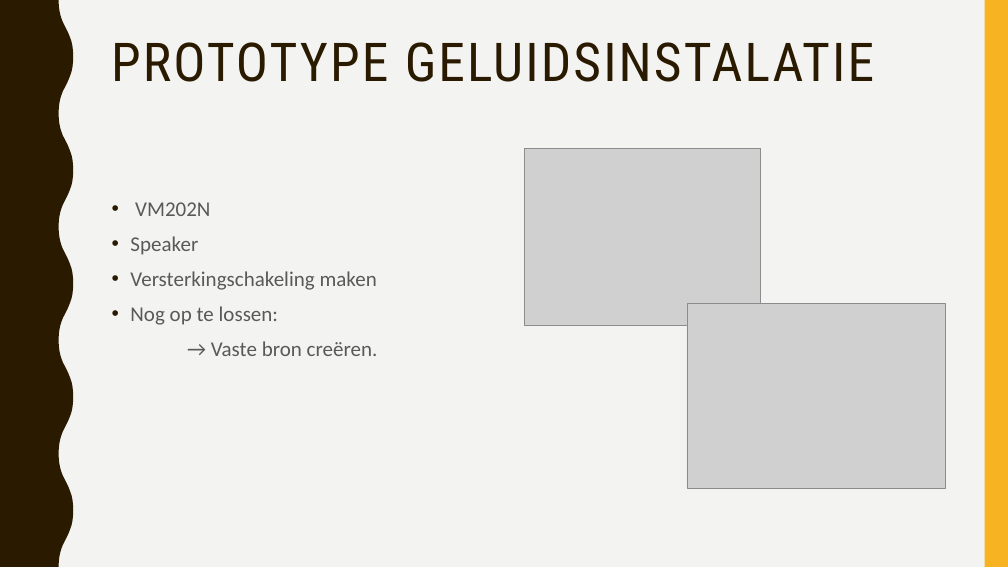
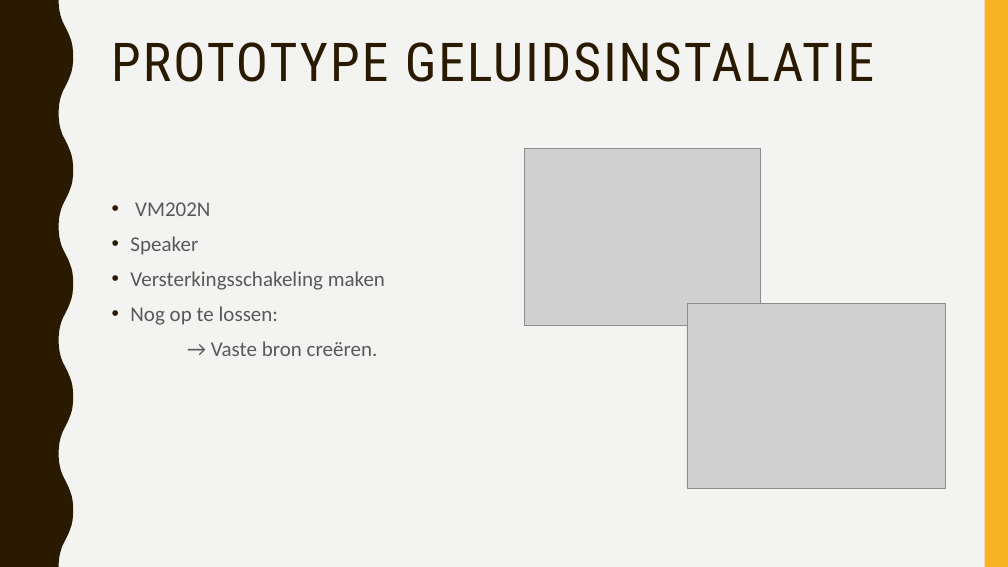
Before and after one commit to vives-project-xp/Taxi, a slide deck: slide 6 of School presentatie/project taxi.pptx. Drawn at 1008x567 pixels with LibreOffice and Linux fonts; fonts in the diff are those of the drawing; grey boxes stand for pictures. Boxes give left, top, right and bottom in pixels: in the first picture for what was removed or moved away, otherwise in the second. Text is boxed around its words. In the diff, an @@ line names an element or a change of style, - is before the commit and + after.

Commit message:
type

```diff
--- a/School presentatie/project taxi.pptx
+++ b/School presentatie/project taxi.pptx
@@ text at <box>130,271,385,290</box>: text changed @@
-• Versterkingschakeling maken
+• Versterkingsschakeling maken
```
